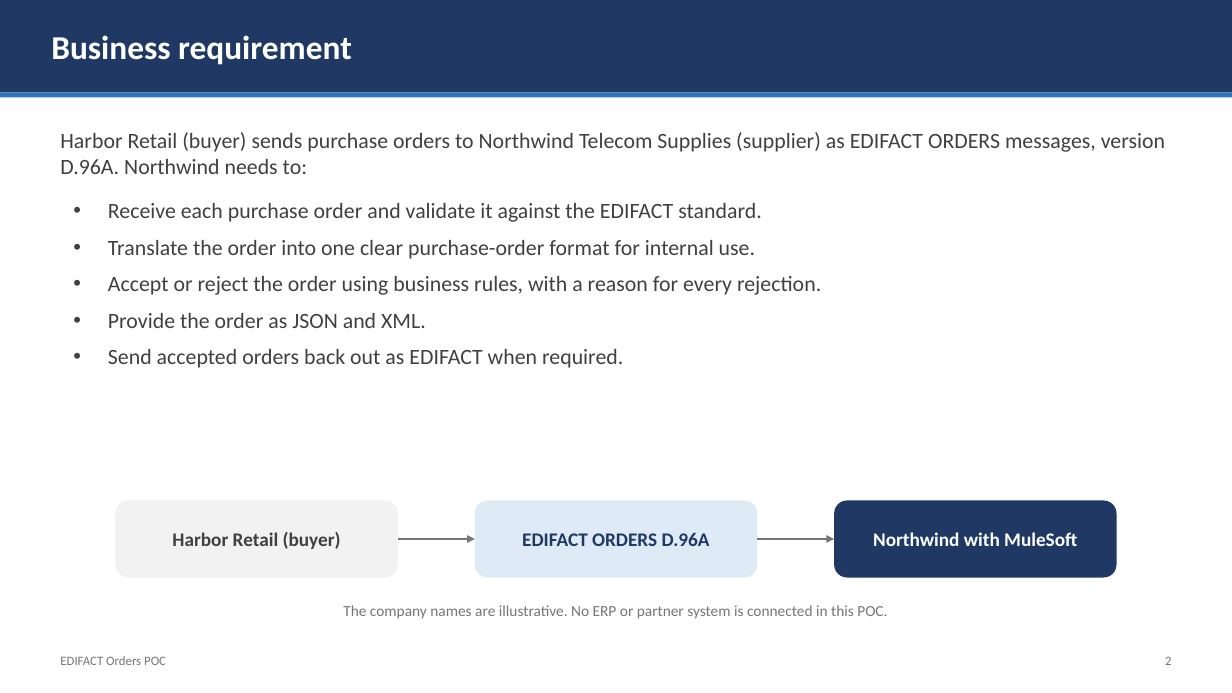
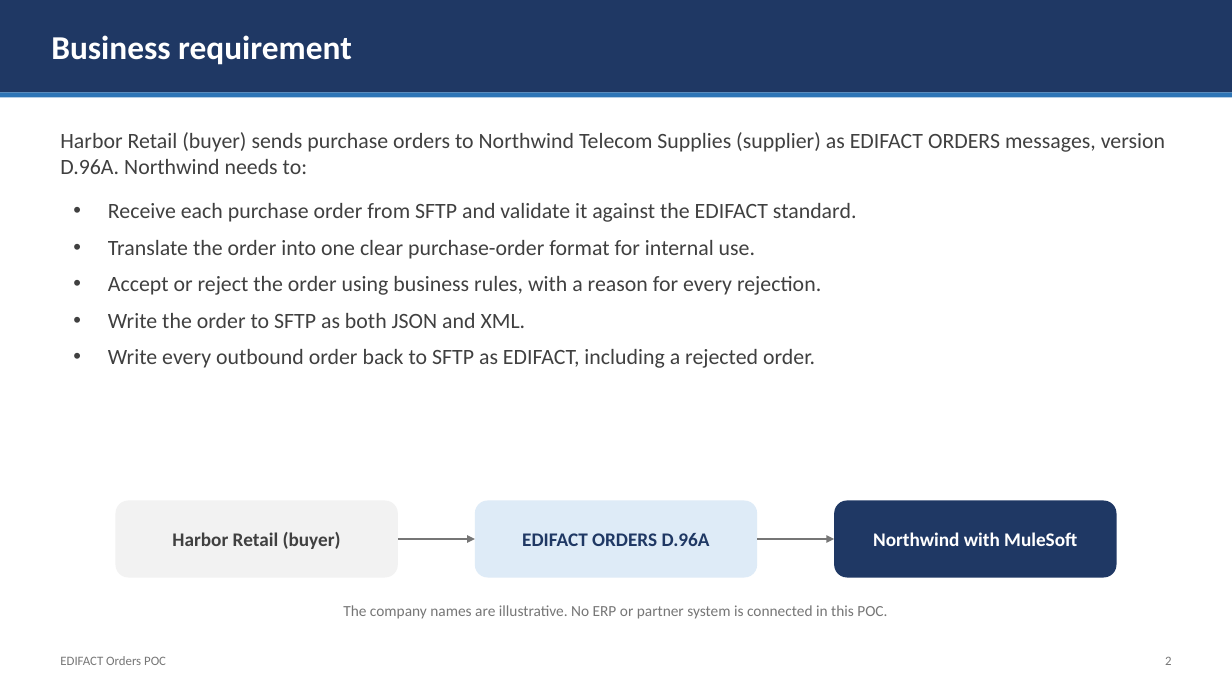
Before and after one commit to subhash-builds/edifact-orders-poc, a slide deck: slide 2 of EDIFACT-Orders-POC.pptx. Drawn at 1232x693 pixels with LibreOffice and Linux fonts; fonts in the diff are those of the drawing. Boxes give left, top, right and bottom in pixels: in the first picture for what was removed or moved away, otherwise in the second. Text is boxed around its words. In the diff, an @@ line names an element or a change of style, - is before the commit and + after.

```diff
--- a/EDIFACT-Orders-POC.pptx
+++ b/EDIFACT-Orders-POC.pptx
@@ text at box(108, 203, 857, 222): text changed @@
-• Receive each purchase order and validate it against the EDIFACT standard.
+• Receive each purchase order from SFTP and validate it against the EDIFACT standard.
@@ text at box(108, 313, 815, 368): text changed @@
-• Provide the order as JSON and XML.
-• Send accepted orders back out as EDIFACT when required.
+• Write the order to SFTP as both JSON and XML.
+• Write every outbound order back to SFTP as EDIFACT, including a rejected order.
```
Also in this commit, not shown: 8 other slides changed.
